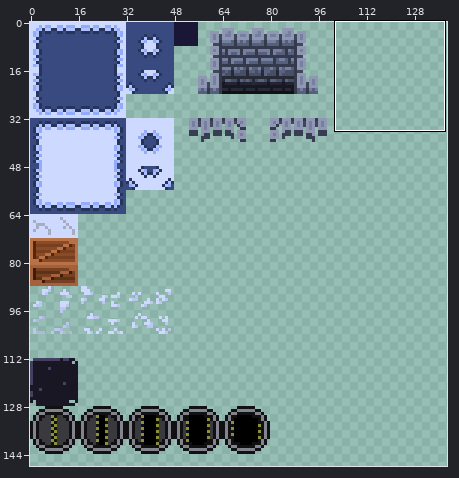
Sprite sheet -- FredflixAndChell/FredFlixAndChell.CrossPlatform/Content/maps/snow_tileset.png. Above, an overview of the earlier version with the close-up marked.
Close-up. The starting point:
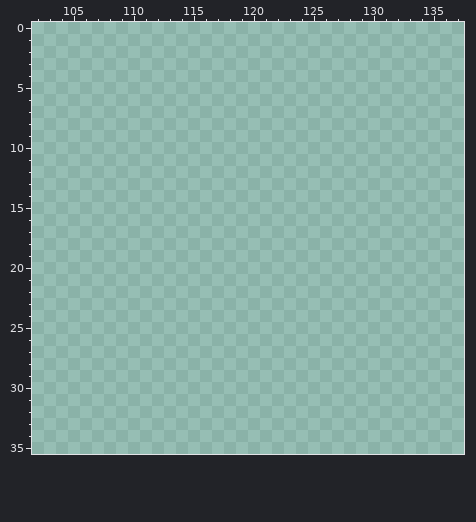
The file is 256x256 pixels. Colours within 5 levels of each other are drawn and written as one. Shown: x 102..137, y 0..35. The wide view leaves out empty margins.
And afterwards:
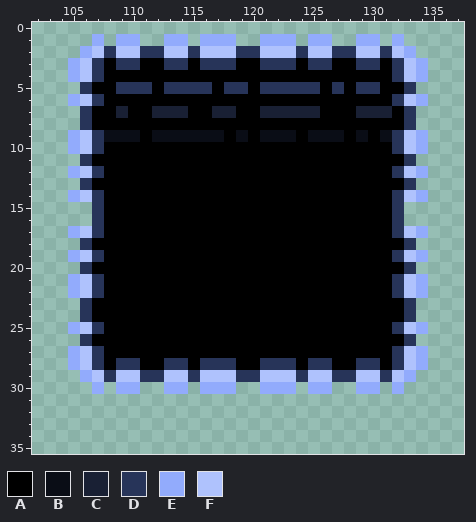
Palette (. is transparent): A #000000  B #0a0d16  C #192034  D #273459  E #92abfc  F #afc2fd
Changes in this commit:
@@ x 102..137 @@
  0 ....................................
- 1 ....................................
- 2 ....................................
- 3 ....................................
- 4 ....................................
- 5 ....................................
- 6 ....................................
- 7 ....................................
- 8 ....................................
- 9 ....................................
-10 ....................................
-11 ....................................
-12 ....................................
-13 ....................................
-14 ....................................
-15 ....................................
-16 ....................................
-17 ....................................
-18 ....................................
-19 ....................................
-20 ....................................
-21 ....................................
-22 ....................................
-23 ....................................
-24 ....................................
-25 ....................................
-26 ....................................
-27 ....................................
-28 ....................................
-29 ....................................
-30 ....................................
+ 1 .....E.EE..EE.EEE..EEE.EE..EE.E.....
+ 2 ....EFDFFDDFFDFFFDDFFFDFFDDFFDFE....
+ 3 ...EFDADDAADDADDDAADDDADDAADDADFE...
+ 4 ...EFDAAAAAAAAAAAAAAAAAAAAAAAADFE...
+ 5 ....DAADDDADDDDADDADDDDDADADDAAD....
+ 6 ...EFDAAAAAAAAAAAAAAAAAAAAAAAADFE...
+ 7 ....DAACAACCCAACCAACCCCCAAACCCAD....
+ 8 ....DAAAAAAAAAAAAAAAAAAAAAAAAAAD....
+ 9 ...EFDBBBABBBBBBABABBBABBBABABDFE...
+10 ...EFDAAAAAAAAAAAAAAAAAAAAAAAADFE...
+11 ....DAAAAAAAAAAAAAAAAAAAAAAAAAAD....
+12 ...EFDAAAAAAAAAAAAAAAAAAAAAAAADFE...
+13 ....DAAAAAAAAAAAAAAAAAAAAAAAAAAD....
+14 ...EFDAAAAAAAAAAAAAAAAAAAAAAAADFE...
+15 .....DAAAAAAAAAAAAAAAAAAAAAAAAD.....
+16 .....DAAAAAAAAAAAAAAAAAAAAAAAAD.....
+17 ...EFDAAAAAAAAAAAAAAAAAAAAAAAADFE...
+18 ....DAAAAAAAAAAAAAAAAAAAAAAAAAAD....
+19 ...EFDAAAAAAAAAAAAAAAAAAAAAAAADFE...
+20 ....DAAAAAAAAAAAAAAAAAAAAAAAAAAD....
+21 ...EFDAAAAAAAAAAAAAAAAAAAAAAAADFE...
+22 ...EFDAAAAAAAAAAAAAAAAAAAAAAAADFE...
+23 ....DAAAAAAAAAAAAAAAAAAAAAAAAAAD....
+24 ....DAAAAAAAAAAAAAAAAAAAAAAAAAAD....
+25 ...EFDAAAAAAAAAAAAAAAAAAAAAAAADFE...
+26 ....DAAAAAAAAAAAAAAAAAAAAAAAAAAD....
+27 ...EFDAAAAAAAAAAAAAAAAAAAAAAAADFE...
+28 ...EFDADDAADDADDDAADDDADDAADDADFE...
+29 ....EFDFFDDFFDFFFDDFFFDFFDDFFDFE....
+30 .....E.EE..EE.EEE..EEE.EE..EE.E.....
 31 ....................................
Boxes around the changes in both close-ups, in picture pixels (x1, y1, x2, y2):
added: (68, 34, 428, 394)
